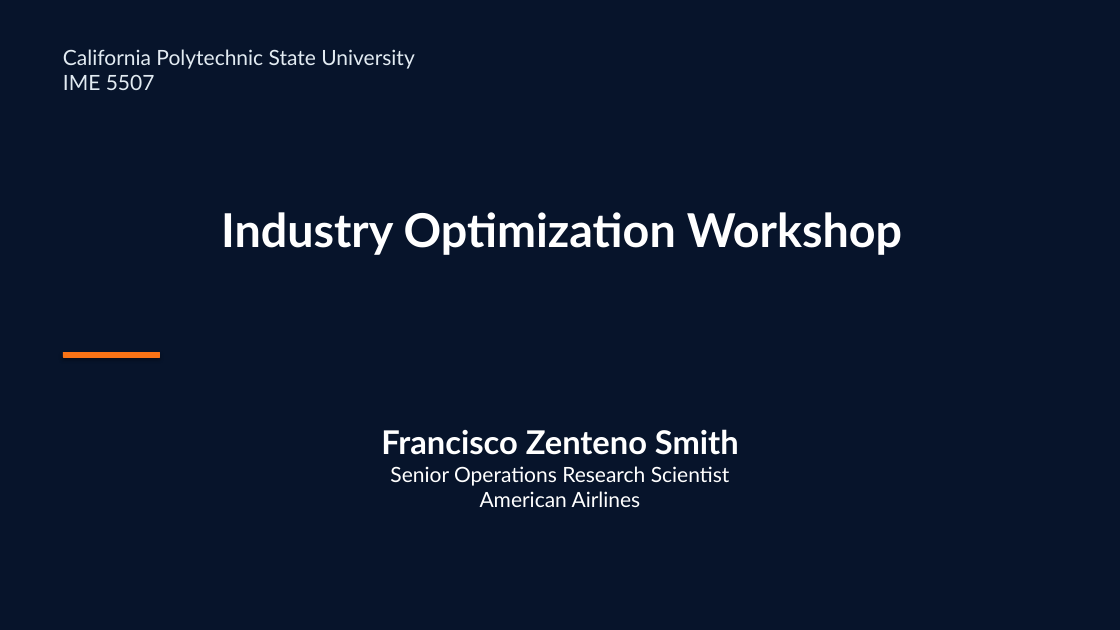
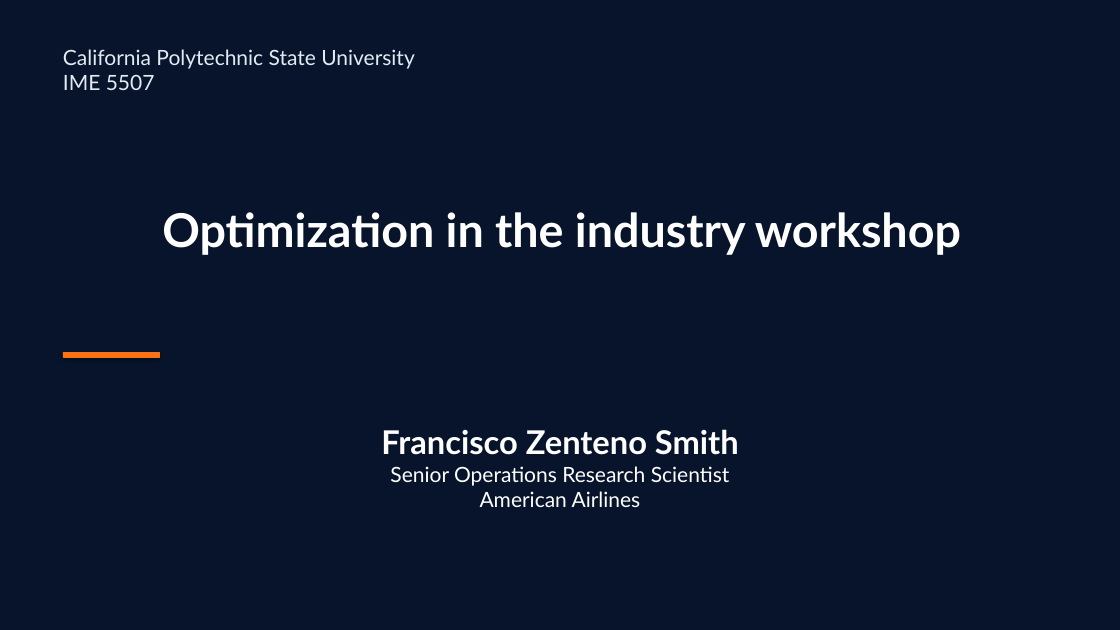
Before and after one commit to sefop/sefop-training-hub, a slide deck: slide 1 of workshops/2026-11-06-cal_poly/sefop-cal-poly.pptx. Drawn at 1120x630 pixels with LibreOffice and Linux fonts; fonts in the diff are those of the drawing. Boxes give left, top, right and bottom in pixels: in the first picture for what was removed or moved away, otherwise in the second. Text is boxed around its words. In the diff, an @@ line names an element or a change of style, - is before the commit and + after.

```diff
--- a/workshops/2026-11-06-cal_poly/sefop-cal-poly.pptx
+++ b/workshops/2026-11-06-cal_poly/sefop-cal-poly.pptx
@@ text at [162,212,961,255]: text changed @@
-Industry Optimization Workshop
+Optimization in the industry workshop
```
Also in this commit, not shown: 15 other slides changed, 8 slides added, 1 slide removed, 2 other files.
